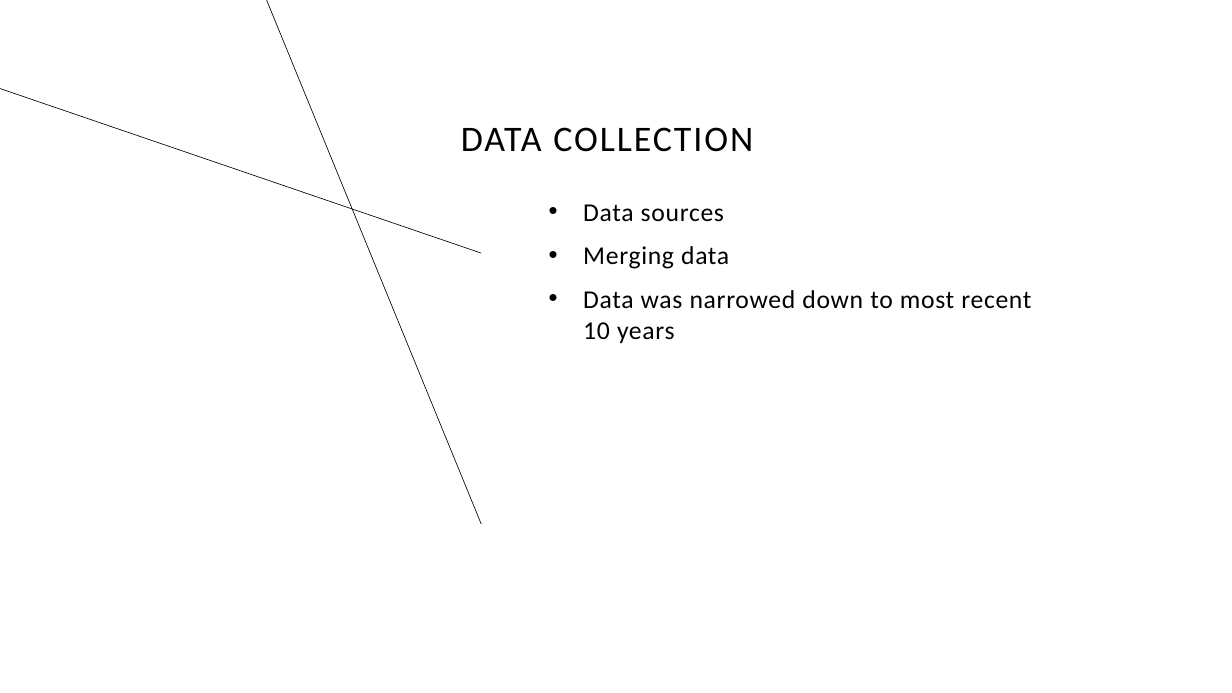
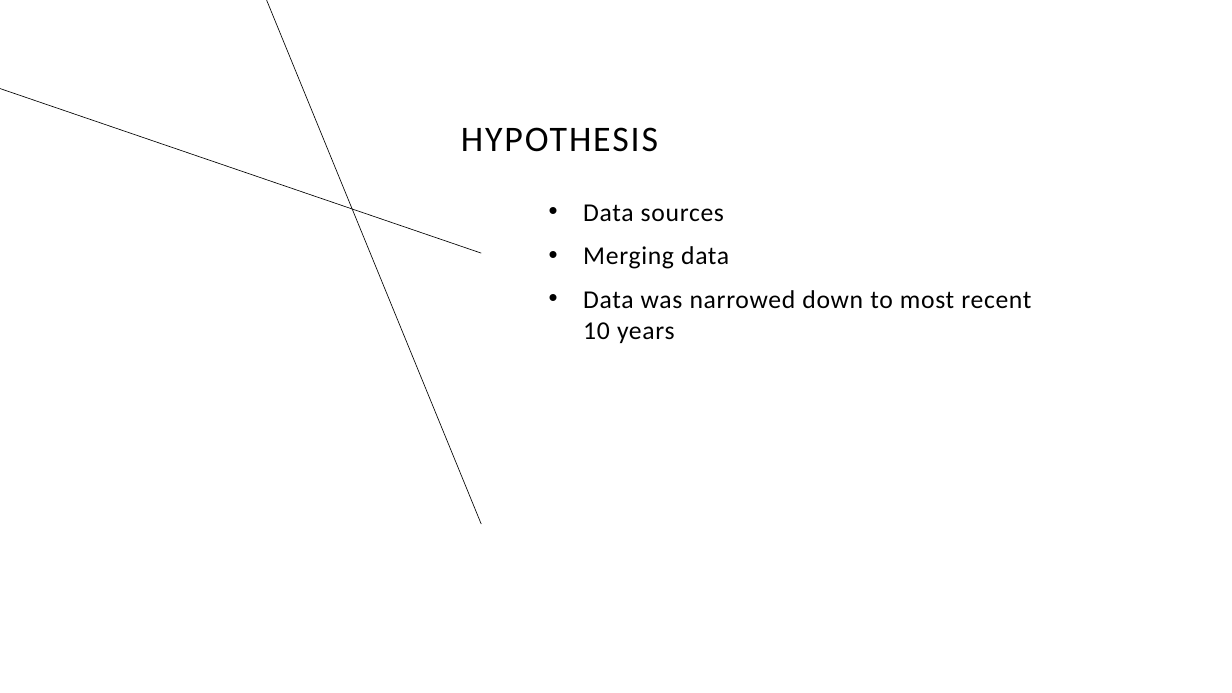
Before and after one commit to zarbin/UTA_Project-1, a slide deck: slide 3 of Presentation/slide_deck.pptx. Drawn at 1232x693 pixels with LibreOffice and Linux fonts; fonts in the diff are those of the drawing. Boxes give left, top, right and bottom in pixels: in the first picture for what was removed or moved away, otherwise in the second. Text is boxed around its words. In the diff, an @@ line names an element or a change of style, - is before the commit and + after.

```diff
--- a/Presentation/slide_deck.pptx
+++ b/Presentation/slide_deck.pptx
@@ title at bbox=[461, 127, 658, 152]: text changed @@
-DATA COLLECTION
+HYPOTHESIS
```
Also in this commit, not shown: 1 slide added, 2 other files.
